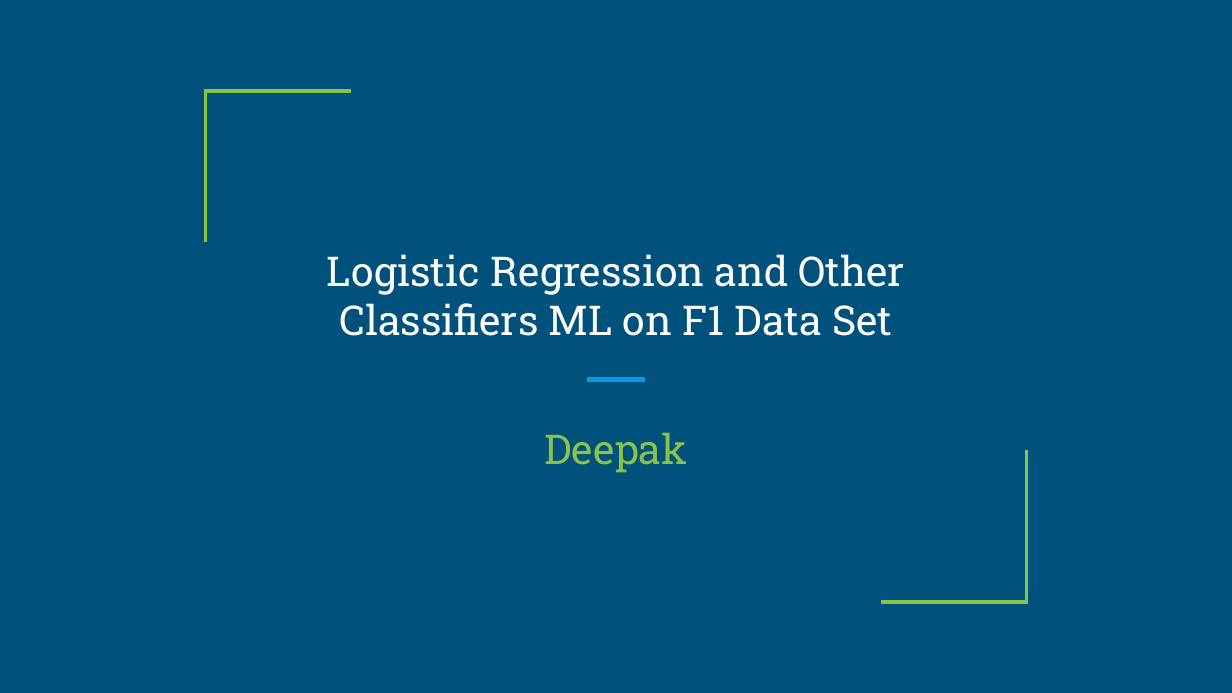
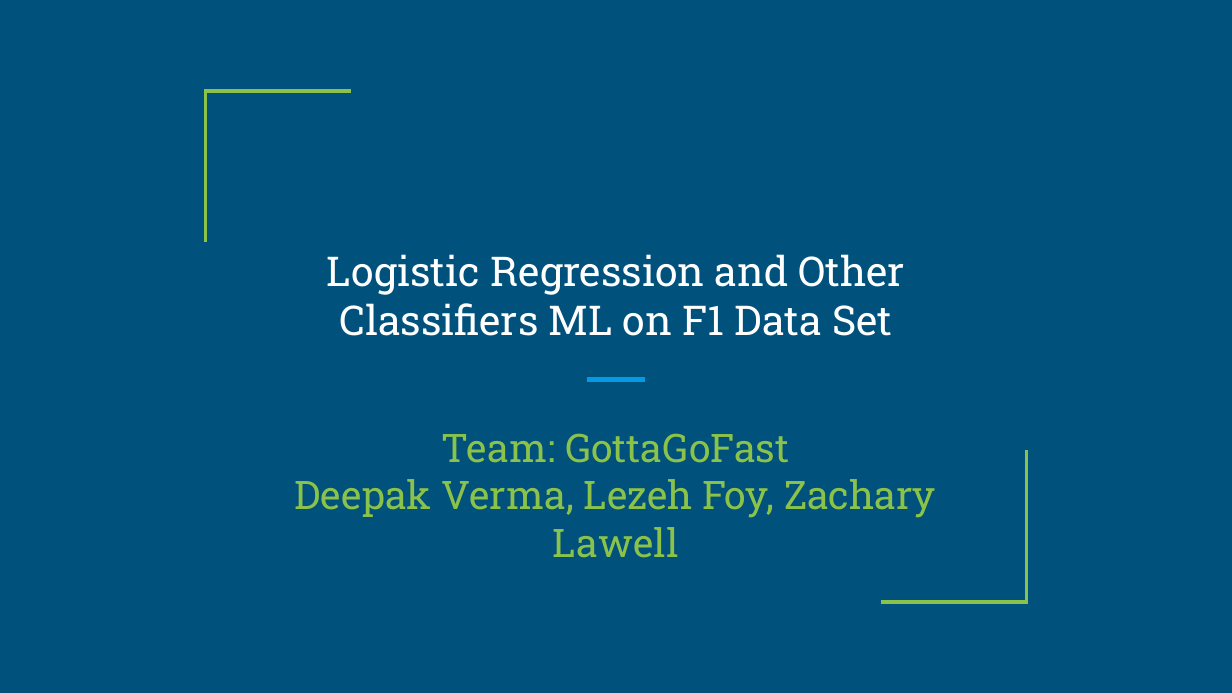
Before and after one commit to dvermagithub/GottaGoFast, a slide deck: slide 1 of Logistic Regression and MLP/Logistic Regression and Other Classifiers ML on F1 Data Set (1).pptx. Drawn at 1232x693 pixels with LibreOffice and Linux fonts; fonts in the diff are those of the drawing. Boxes give left, top, right and bottom in pixels: in the first picture for what was removed or moved away, otherwise in the second. Text is boxed around its words. In the diff, an @@ line names an element or a change of style, - is before the commit and + after.

```diff
--- a/Logistic Regression and MLP/Logistic Regression and Other Classifiers ML on F1 Data Set (1).pptx
+++ b/Logistic Regression and MLP/Logistic Regression and Other Classifiers ML on F1 Data Set (1).pptx
@@ subtitle at bbox=[295, 433, 936, 558]: text changed; size 24 to 23 pt @@
-Deepak
+Team: GottaGoFast
+Deepak Verma, Lezeh Foy, Zachary Lawell
```
Also in this commit, not shown: 7 other slides changed, 2 slides added, 1 other file.
